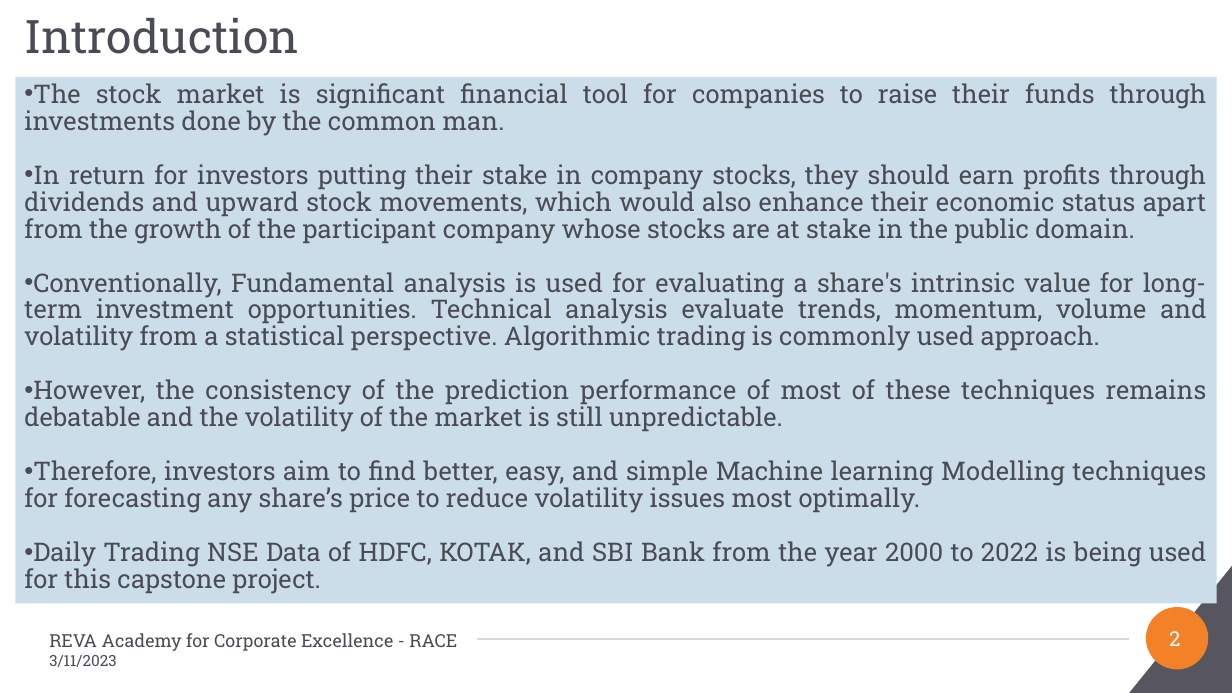
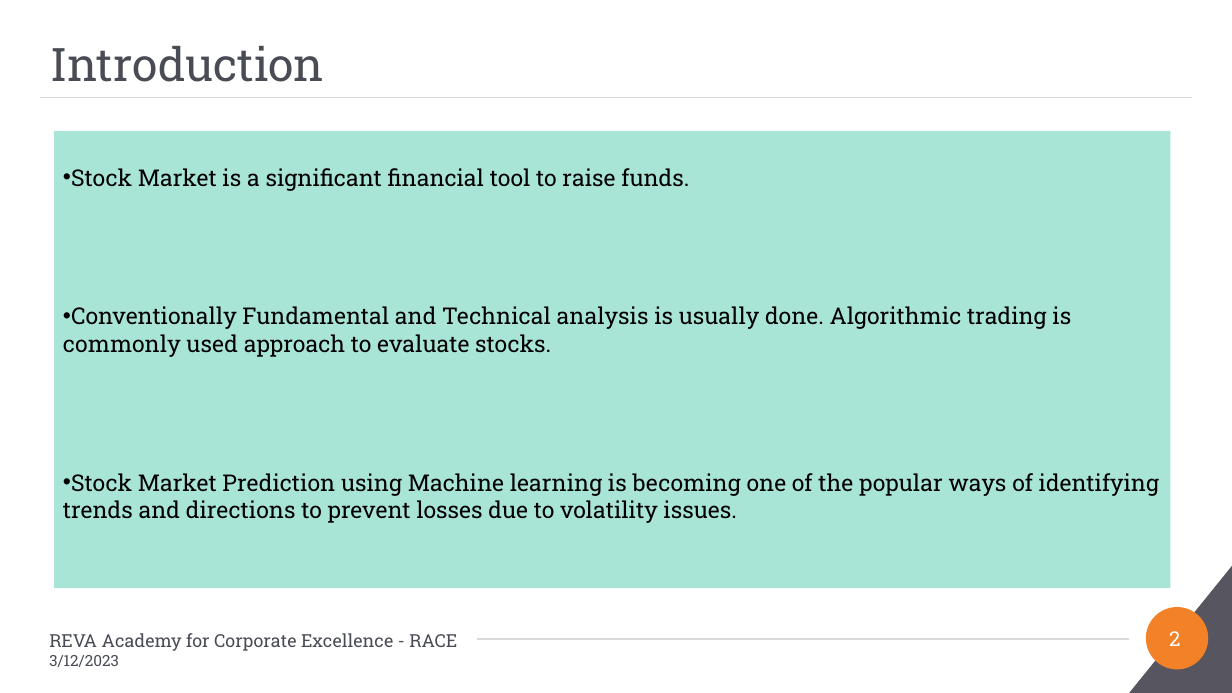
Before and after one commit to Embedded-org/ACCOMPLISHMENTS, a slide deck: slide 2 of RACE_CAPSTONE_PROJECT2/BA_Capstone Project_Final PPT_Anand Mohan_Direction Detection Selected Stocks_2023.pptx. Drawn at 1232x693 pixels with LibreOffice and Linux fonts; fonts in the diff are those of the drawing; background and template pictures are left out. Boxes give left, top, right and bottom in pixels: in the first picture for what was removed or moved away, otherwise in the second. Text is boxed around its words. In the diff, an @@ line names an element or a change of style, - is before the commit and + after.

```diff
--- a/RACE_CAPSTONE_PROJECT2/BA_Capstone Project_Final PPT_Anand Mohan_Direction Detection Selected Stocks_2023.pptx
+++ b/RACE_CAPSTONE_PROJECT2/BA_Capstone Project_Final PPT_Anand Mohan_Direction Detection Selected Stocks_2023.pptx
@@ title "Introduction": place and size @@
-title "Introduction" at <box>25,18,299,54</box>
+title "Introduction" at <box>50,46,324,82</box>
@@ rectangle removed at <box>16,77,1217,604</box> @@
-• The stock market is significant financial tool for companies to raise their funds through investments done by the common man.
-• In return for investors putting their stake in company stocks, they should earn profits through dividends and upward stock movements, which would also enhance their economic status apart from the growth of the participant company whose stocks are at stake in the public domain.
-• Conventionally, Fundamental analysis is used for evaluating a share's intrinsic value for long-term investment opportunities. Technical analysis evaluate trends, momentum, volume and volatility from a statistical perspective. Algorithmic trading is commonly used approach.
-• However, the consistency of the prediction performance of most of these techniques remains debatable and the volatility of the market is still unpredictable.
-• Therefore, investors aim to find better, easy, and simple Machine learning Modelling techniques for forecasting any share’s price to reduce volatility issues most optimally.
-• Daily Trading NSE Data of HDFC, KOTAK, and SBI Bank from the year 2000 to 2022 is being used for this capstone project.
@@ line added from (40, 98) to (1192, 98), #D9D9D9 1 pt @@
@@ rectangle added at <box>54,131,1170,589</box>, fill #A9E5D7, 18 pt, text #000000 @@
+• Stock Market is a significant financial tool to raise funds.
+• Conventionally Fundamental and Technical analysis is usually done. Algorithmic trading is commonly used approach to evaluate stocks.
+• Stock Market Prediction using Machine learning is becoming one of the popular ways of identifying trends and directions to prevent losses due to volatility issues.
@@ text at <box>49,655,119,667</box>: text changed @@
-3/11/2023
+3/12/2023
```
Also in this commit, not shown: 16 other slides changed, 4 slides added, 1 slide removed.
